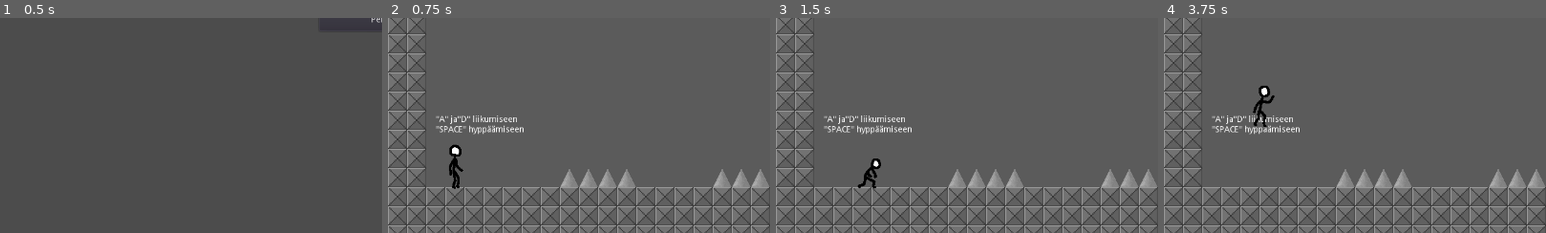
Above: before the commit, frames 1-4 (left to right).
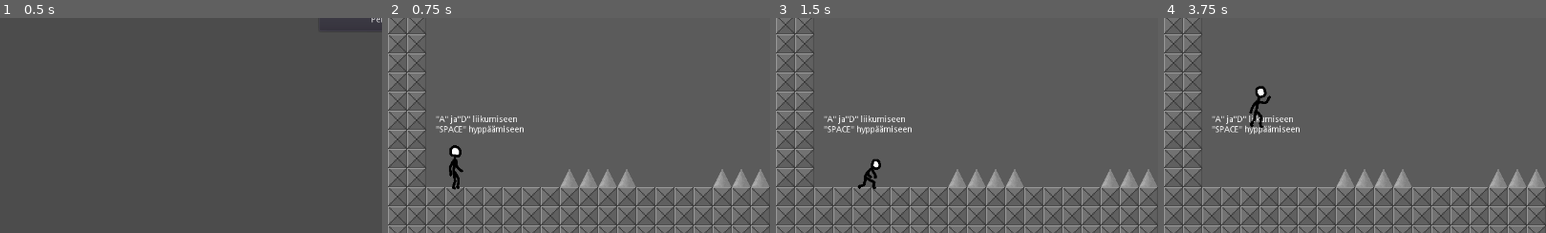
Above: after the commit, the same moments.

Repository: Diizisti/TikkuUkko-Peli
Game: Godot game, scene res://scenet/alotusruutu.tscn
Same seed, same stepped clock (60 frames per second), same inputs: the game is played once before the commit and once after it.
Inputs:
- Up to frame 1 (0.5 s): no input
- Up to frame 2 (0.75 s): click "Peliin" at 0.5 s
- Up to frame 3 (1.5 s): tap Enter at 1.25 s; hold D (right) from 1.28 s (still down); hold S (crouch) from 1.28 s (still down)
- Up to frame 4 (3.75 s): tap Space (jump) at 1.52, 2.27, 3.5 s; release S (crouch) at 2.03 s; tap S (crouch) at 2.1, 3.6 s; release D (right) at 2.78 s; hold A (left) 2.78-3.53 s; hold S (crouch) 2.78-3.53 s; hold D (right) from 3.53 s (still down)
The pictures show only the part of the screen within x 0-50%, y 50-100%; the shares and areas given below are measured in that part.

Frame 1 is identical in both runs. In frame 2, 0.1% of the frame differs, in the area x 16-20%, y 58-80%; in frame 3, 0.1%; in frame 4, 0.6%, in the area x 22-29%, y 31-52%.

Commit message:
hitbox more realistic

Diff:
--- a/pelaaja/pelaaja.tscn
+++ b/pelaaja/pelaaja.tscn
@@ -4,7 +4,7 @@
 [ext_resource path="res://pelaaja/pelaaja.gd" type="Script" id=2]
 
 [sub_resource type="RectangleShape2D" id=1]
-extents = Vector2( 16, 32 )
+extents = Vector2( 10, 28 )
 
 [sub_resource type="AtlasTexture" id=2]
 atlas = ExtResource( 1 )
@@ -40,19 +40,19 @@
 
 [sub_resource type="AtlasTexture" id=10]
 atlas = ExtResource( 1 )
-region = Rect2( 448, 0, 64, 96 )
+region = Rect2( 640, 0, 64, 96 )
 
 [sub_resource type="AtlasTexture" id=11]
 atlas = ExtResource( 1 )
-region = Rect2( 640, 0, 64, 96 )
+region = Rect2( 704, 0, 64, 96 )
 
 [sub_resource type="AtlasTexture" id=12]
 atlas = ExtResource( 1 )
-region = Rect2( 704, 0, 64, 96 )
+region = Rect2( 768, 0, 64, 96 )
 
 [sub_resource type="AtlasTexture" id=13]
 atlas = ExtResource( 1 )
-region = Rect2( 768, 0, 64, 96 )
+region = Rect2( 448, 0, 64, 96 )
 
 [sub_resource type="AtlasTexture" id=14]
 atlas = ExtResource( 1 )
@@ -75,14 +75,14 @@
 "name": "falling",
 "speed": 5.0
 }, {
-"frames": [ SubResource( 10 ) ],
+"frames": [ SubResource( 10 ), SubResource( 11 ), SubResource( 12 ) ],
+"loop": true,
+"name": "crouch_walk",
+"speed": 5.0
+}, {
+"frames": [ SubResource( 13 ) ],
 "loop": true,
 "name": "jumping",
-"speed": 5.0
-}, {
-"frames": [ SubResource( 11 ), SubResource( 12 ), SubResource( 13 ) ],
-"loop": true,
-"name": "crouch_walk",
 "speed": 5.0
 }, {
 "frames": [ SubResource( 14 ) ],
@@ -100,7 +100,7 @@
 shape = SubResource( 1 )
 
 [node name="sprite" type="AnimatedSprite" parent="."]
-position = Vector2( 0, -5 )
+position = Vector2( 0, -8 )
 frames = SubResource( 15 )
 animation = "idle"
 playing = true
